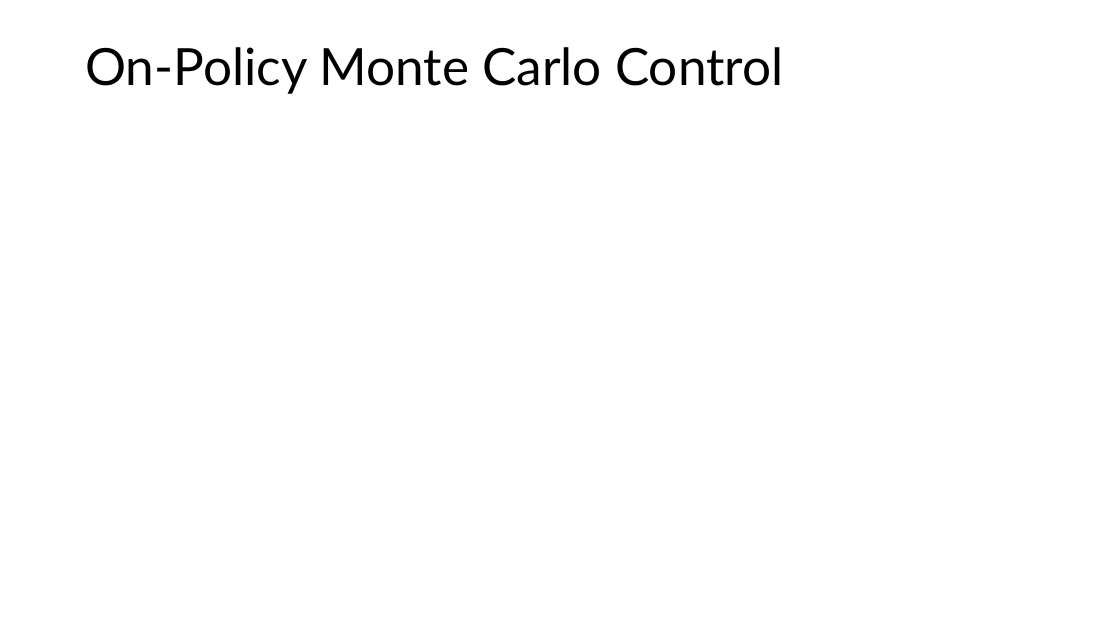
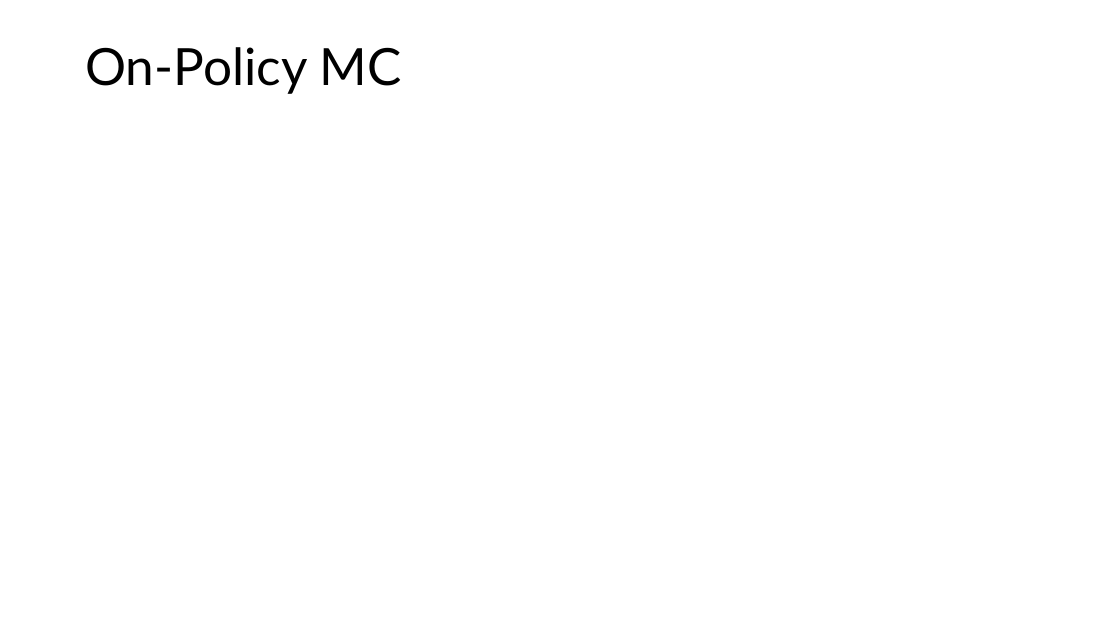
Before and after one commit to mhahsler/Introduction_to_Reinforcement_Learning, a slide deck: slide 13 of slides/Lecture04.pptx. Drawn at 1120x630 pixels with LibreOffice and Linux fonts; fonts in the diff are those of the drawing; grey boxes stand for pictures. Boxes give left, top, right and bottom in pixels: in the first picture for what was removed or moved away, otherwise in the second. Text is boxed around its words. In the diff, an @@ line names an element or a change of style, - is before the commit and + after.

```diff
--- a/slides/Lecture04.pptx
+++ b/slides/Lecture04.pptx
@@ title at [85, 47, 402, 94]: text changed @@
-On-Policy Monte Carlo Control
+On-Policy MC
```
Also in this commit, not shown: 10 other slides changed, 5 slides added, 2 slides removed, 5 other files.
